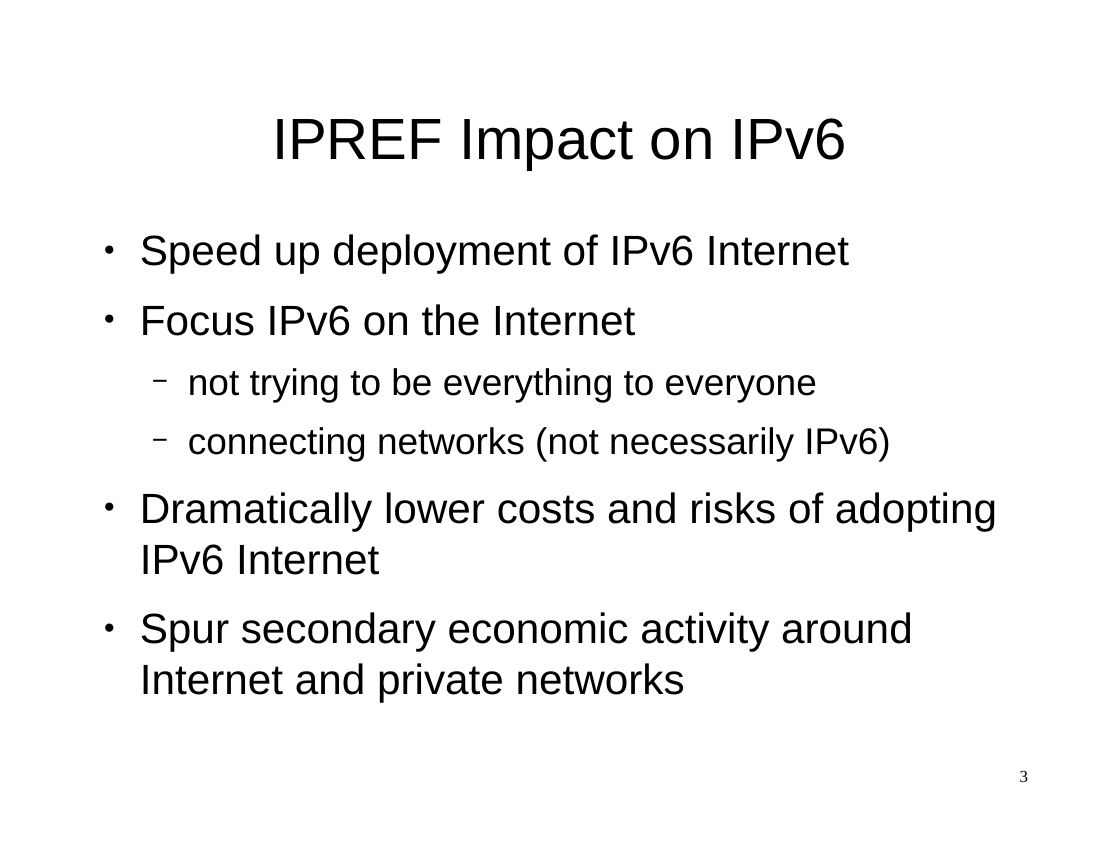
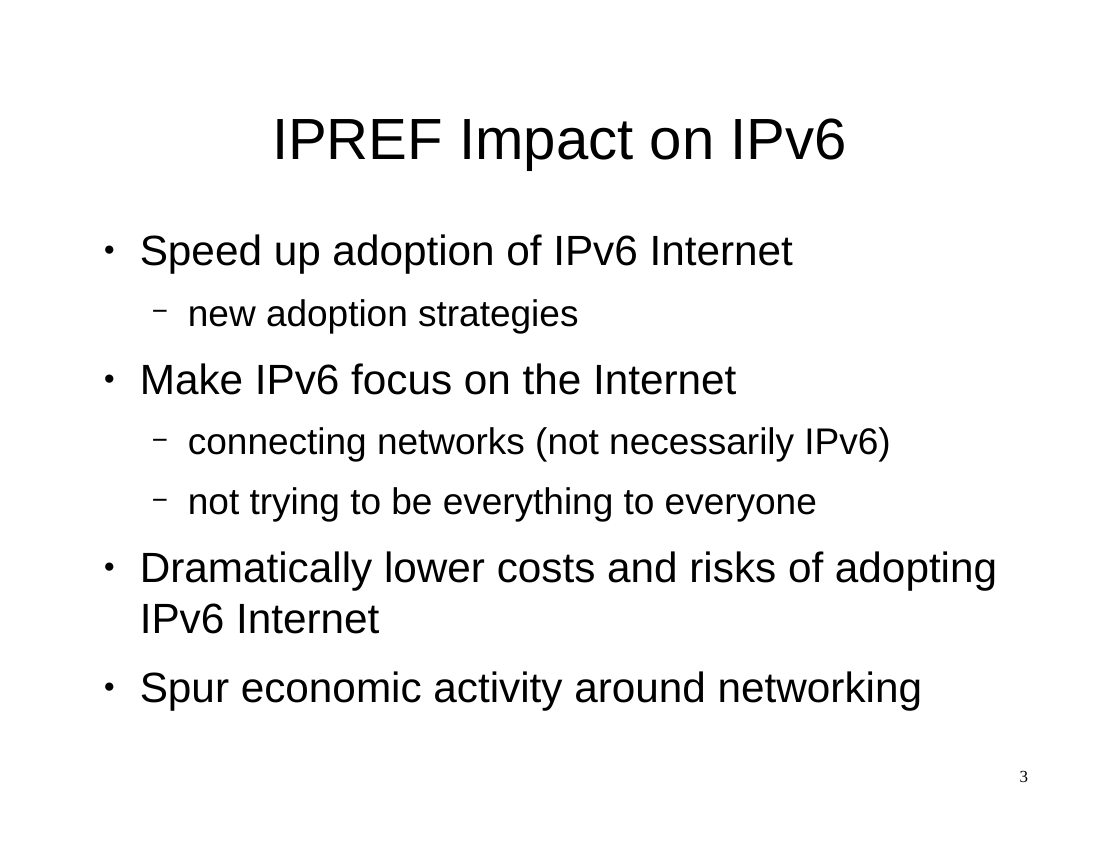
Before and after one commit to ipref/ietf, a slide deck: slide 3 of ipref.slides.ietf-117.sfo.2023.odp. Drawn at 1120x865 pixels with LibreOffice and Linux fonts; fonts in the diff are those of the drawing. Boxes give left, top, right and bottom in pixels: in the first picture for what was removed or moved away, otherwise in the second. Text is boxed around its words. In the diff, an @@ line names an element or a change of style, - is before the commit and + after.

```diff
--- a/ipref.slides.ietf-117.sfo.2023.odp
+++ b/ipref.slides.ietf-117.sfo.2023.odp
@@ text at (140,234,890,461): text changed; size 29.9 to 26.2 pt @@
-● Speed up deployment of IPv6 Internet
-● Focus IPv6 on the Internet
+● Speed up adoption of IPv6 Internet
+  − new adoption strategies
+● Make IPv6 focus on the Internet
+  − connecting networks (not necessarily IPv6)
@@ text at (140,671,922,711): text changed @@
-● Spur secondary economic activity around Internet and private networks
+● Spur economic activity around networking
```
Also in this commit, not shown: 2 other slides changed, 1 other file.
